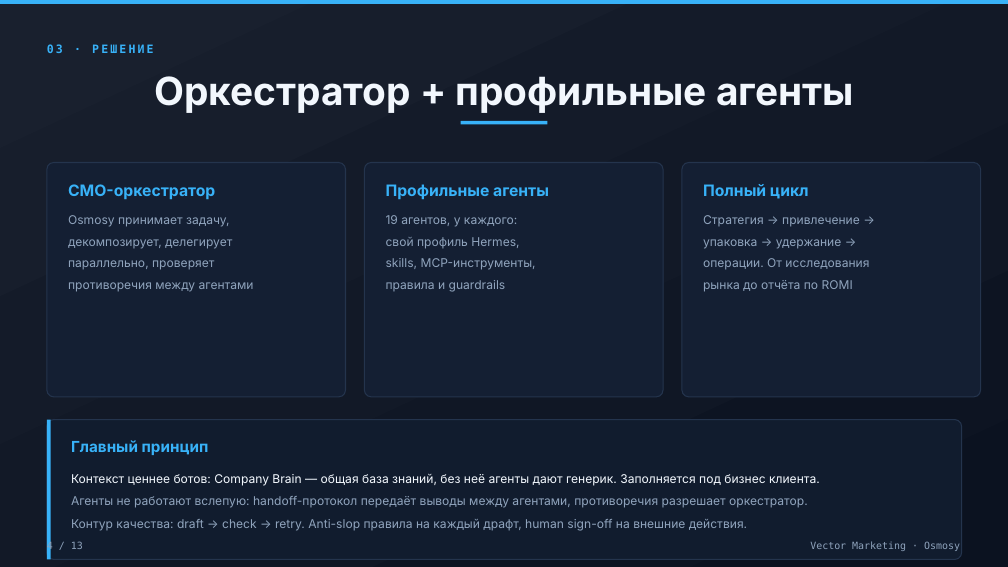
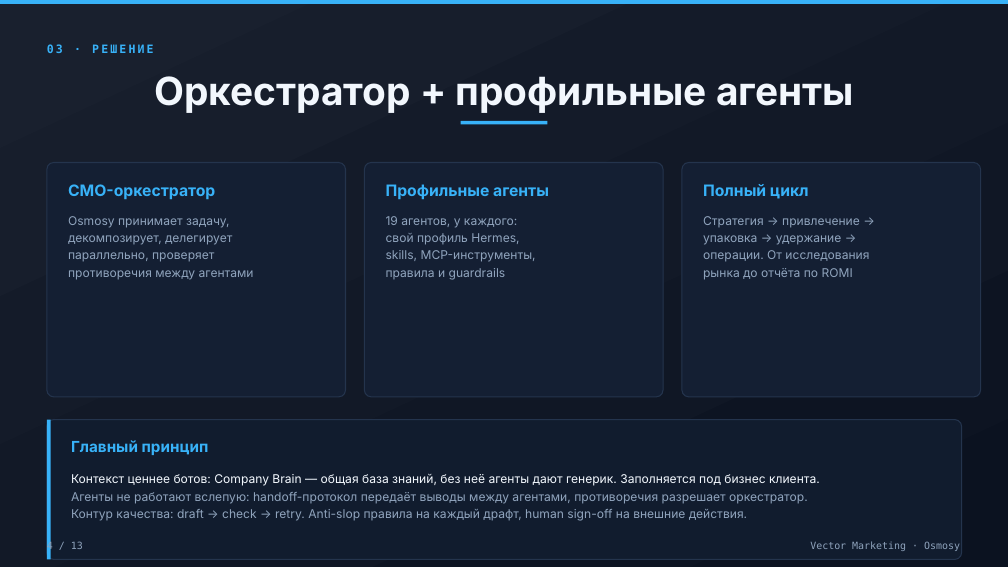
Before and after one commit to Osmosy/vector-marketing, a slide deck: slide 4 of deck/vector-marketing-01-obsidian-neon.pptx. Drawn at 1008x567 pixels with LibreOffice and Linux fonts; fonts in the diff are those of the drawing. Boxes give left, top, right and bottom in pixels: in the first picture for what was removed or moved away, otherwise in the second. Text is boxed around its words. In the diff, an @@ line names an element or a change of style, - is before the commit and + after.

```diff
--- a/deck/vector-marketing-01-obsidian-neon.pptx
+++ b/deck/vector-marketing-01-obsidian-neon.pptx
@@ text at (68,216,232,262): paragraphs added @@
+Osmosy принимает задачу,
+декомпозирует, делегирует
+параллельно, проверяет
@@ text "Osmosy принимает задачу,": place and size @@
-text "Osmosy принимает задачу," at (68,282,254,292)
+text "Osmosy принимает задачу," at (68,216,254,280)
@@ text removed at (68,239,232,249) @@
-декомпозирует, делегирует
@@ text at (386,216,536,262): paragraphs added @@
+19 агентов, у каждого:
+свой профиль Hermes,
+skills, MCP-инструменты,
@@ text "19 агентов, у каждого:": place and size @@
-text "19 агентов, у каждого:" at (386,280,506,292)
+text "19 агентов, у каждого:" at (386,216,536,280)
@@ text removed at (386,237,519,249) @@
-свой профиль Hermes,
@@ text at (703,216,869,262): paragraphs added @@
+Стратегия → привлечение →
+упаковка → удержание →
+операции. От исследования
@@ text "Стратегия → привлечение →": place and size @@
-text "Стратегия → привлечение →" at (703,280,853,292)
+text "Стратегия → привлечение →" at (703,216,869,280)
@@ text removed at (703,239,842,249) @@
-упаковка → удержание →
@@ text removed at (68,260,214,270) @@
-параллельно, проверяет
@@ text at (386,268,506,280): line spacing 1 to 1.05; more space between paragraphs @@
@@ text removed at (386,258,536,270) @@
-skills, MCP-инструменты,
@@ text at (703,268,853,280): line spacing 1 to 1.05; more space between paragraphs @@
@@ text removed at (703,258,869,270) @@
-операции. От исследования
@@ text at (68,270,254,280): line spacing 1 to 1.05; more space between paragraphs @@
@@ text at (71,474,820,504): paragraphs added @@
+Контекст ценнее ботов: Company Brain — общая база знаний, без неё агенты дают генерик. Заполняется под бизнес клиента.
+Агенты не работают вслепую: handoff-протокол передаёт выводы между агентами, противоречия разрешает оркестратор.
@@ text "Контекст ценнее ботов: Company Brain ...": place and size @@
-text "Контекст ценнее ботов: Company Brain ..." at (71,519,747,531)
+text "Контекст ценнее ботов: Company Brain ..." at (71,474,820,521)
@@ text at (71,509,747,521): line spacing 1 to 1.05; more space between paragraphs @@
@@ text removed at (71,496,808,508) @@
-Агенты не работают вслепую: handoff-протокол передаёт выводы между агентами, противоречия разрешает оркестратор.
```
Also in this commit, not shown: 9 other slides changed, 4 other files.
